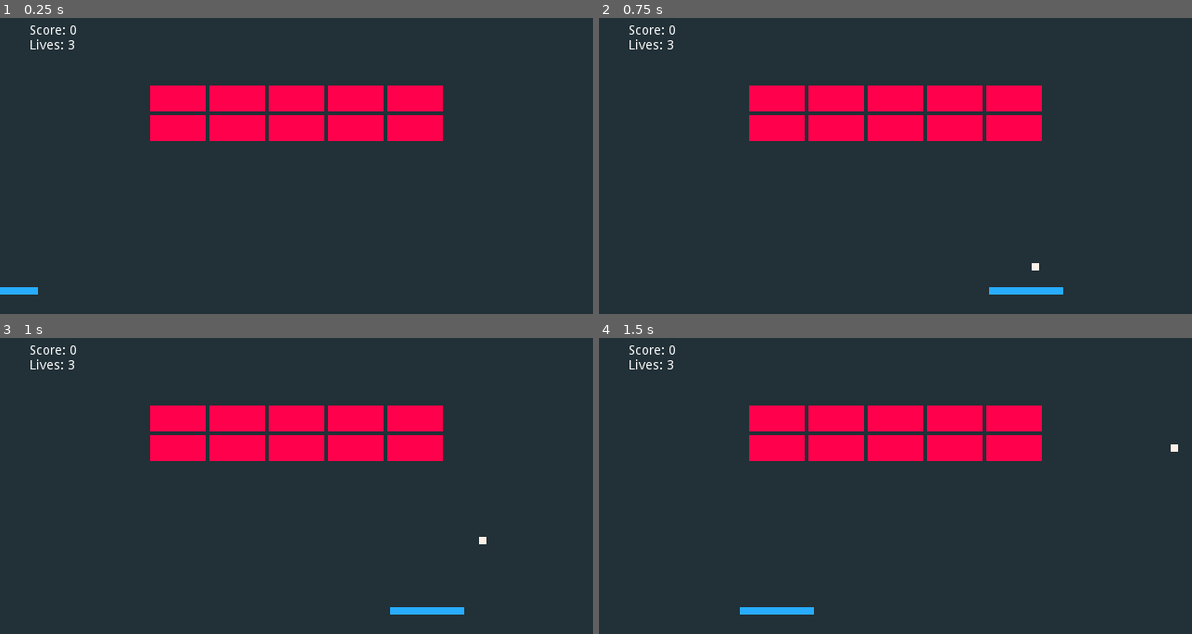
Above: before the commit, frames 1-4 (two rows, left to right).
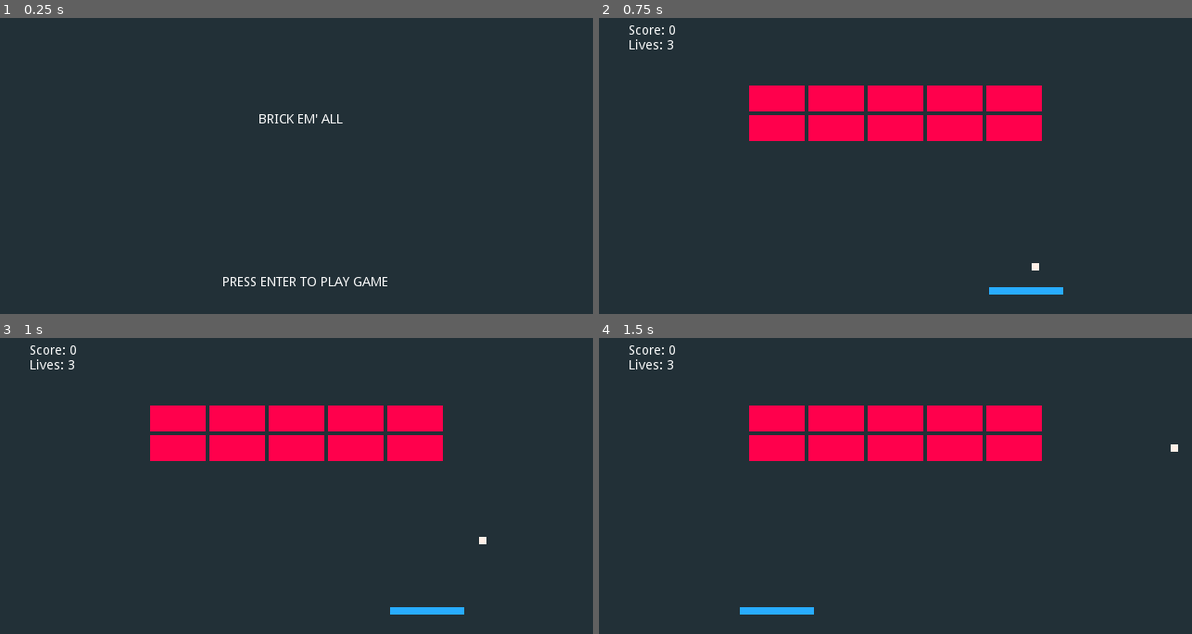
Above: after the commit, the same moments.

Repository: ernnv/BrickEmAll
Game: Godot game, scene res://Scenes/TitleScreen.tscn
The game is run twice, just before and just after one commit, with the same random seed, the same clock (stepped at 60 frames per second) and the same inputs. Before the commit the project starts from res://Scenes/LevelOne.tscn.
Inputs (mouse positions are in pixels of both pictures, inside the frame that each line leads up to):
- Up to frame 1 (0.25 s): no input
- Up to frame 2 (0.75 s): tap Enter (ui_accept) at 0.5 s; move the mouse to (1025, 160) at 0.52 s; hold Enter (ui_accept) from 0.53 s (still down); click (1025, 160) at 0.67 s
- Up to frame 3 (1 s): keep holding Enter (ui_accept)
- Up to frame 4 (1.5 s): move the mouse to (776, 512) at 1.27 s; release Enter (ui_accept) at 1.28 s; tap Enter (ui_accept) at 1.35 s; click (776, 512) at 1.42 s

The runs differ from the first frame. In frame 1, 9.0% of the frame differs, in the area x 0-75%, y 2-94%; in frame 2, nothing differs; in frame 3, nothing differs; in frame 4, nothing differs.

Commit message:
Added Title Screen
Created Title Screen and made it the first Scene to load when launching the game.

Diff:
--- /dev/null
+++ b/Scenes/TitleScreen.tscn
@@ -0,0 +1,29 @@
+[gd_scene load_steps=2 format=2]
+
+[ext_resource path="res://Scripts/TitleScreen.gd" type="Script" id=1]
+
+[node name="TitleScreen" type="Node2D"]
+script = ExtResource( 1 )
+
+[node name="Title_Game" type="Label" parent="."]
+margin_left = 278.964
+margin_top = 112.0
+margin_right = 369.964
+margin_bottom = 126.0
+text = "BRICK EM' ALL"
+align = 1
+__meta__ = {
+"_edit_use_anchors_": false
+}
+
+[node name="Title_PlayGame" type="Label" parent="."]
+margin_left = 240.0
+margin_top = 288.0
+margin_right = 419.0
+margin_bottom = 302.0
+text = "PRESS ENTER TO PLAY GAME"
+align = 1
+valign = 2
+__meta__ = {
+"_edit_use_anchors_": false
+}
--- /dev/null
+++ b/Scripts/TitleScreen.gd
@@ -0,0 +1,12 @@
+extends Node2D
+
+# Declare member variables here.
+
+
+# Called when the node enters the scene tree for the first time.
+func _ready():
+	set_process_input(true)
+
+func _input(event):
+	if event is InputEventKey and event.is_action_pressed("ui_accept"):
+		get_tree().change_scene("res://Scenes/LevelOne.tscn")
--- a/project.godot
+++ b/project.godot
@@ -15,8 +15,8 @@
 
 [application]
 
-config/name="Die Bricks"
-run/main_scene="res://Scenes/LevelOne.tscn"
+config/name="Brick Em All"
+run/main_scene="res://Scenes/TitleScreen.tscn"
 config/icon="res://icon.png"
 
 [display]
